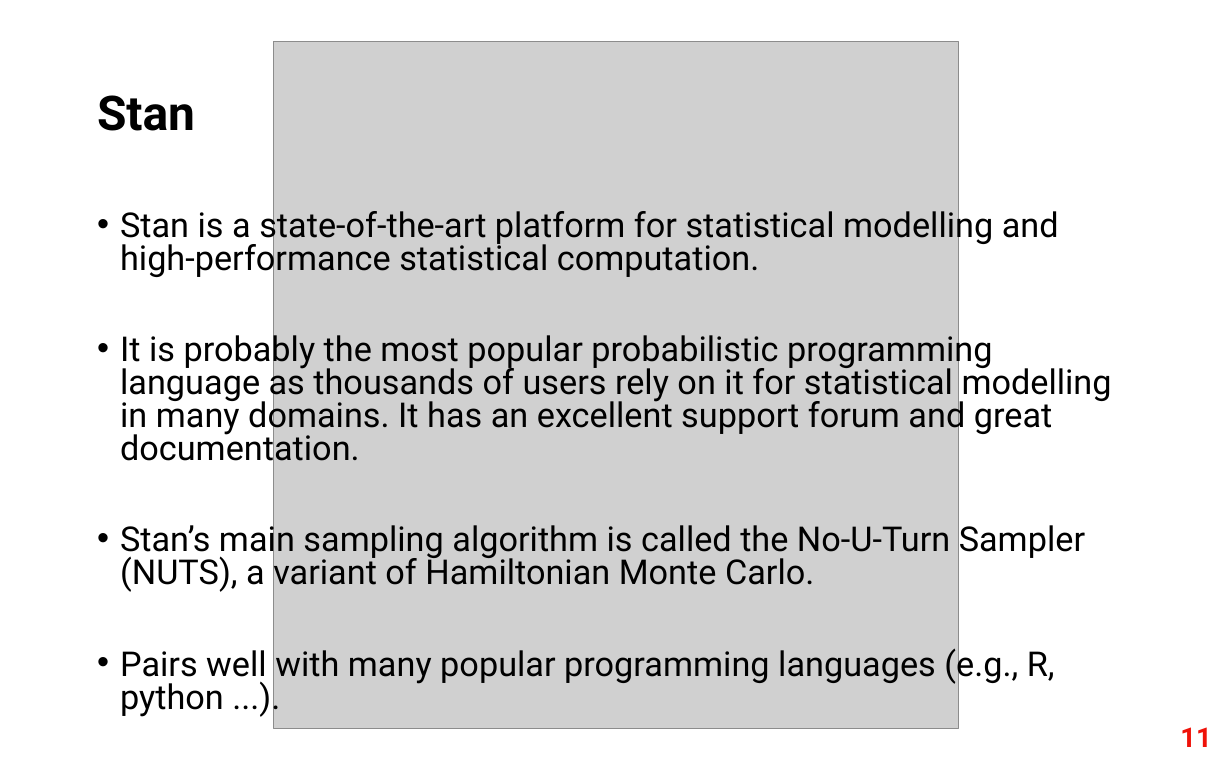
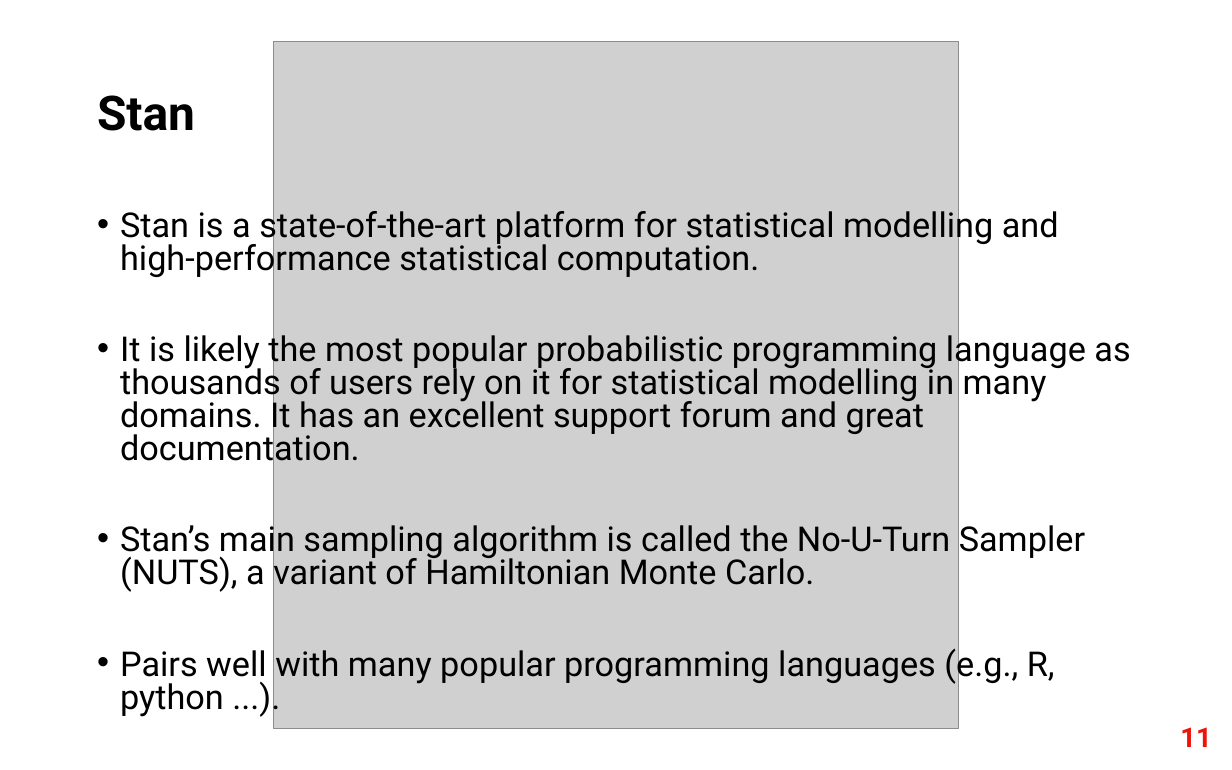
Before and after one commit to fri-datascience/course_bs, a slide deck: slide 11 of Session_02b_Probabilistic_programming/Probabilistic_programming.pptx. Drawn at 1232x770 pixels with LibreOffice and Linux fonts; fonts in the diff are those of the drawing; grey boxes stand for pictures. Boxes give left, top, right and bottom in pixels: in the first picture for what was removed or moved away, otherwise in the second. Text is boxed around its words. In the diff, an @@ line names an element or a change of style, - is before the commit and + after.

Commit message:
Fixed some typos in the pptx.

```diff
--- a/Session_02b_Probabilistic_programming/Probabilistic_programming.pptx
+++ b/Session_02b_Probabilistic_programming/Probabilistic_programming.pptx
@@ text at (120,330,1130,469): text changed @@
-• It is probably the most popular probabilistic programming language as thousands of users rely on it for statistical modelling in many domains. It has an excellent support forum and great documentation.
+• It is likely the most popular probabilistic programming language as thousands of users rely on it for statistical modelling in many domains. It has an excellent support forum and great documentation.
```
Also in this commit, not shown: 1 other slide changed, 1 other file.
